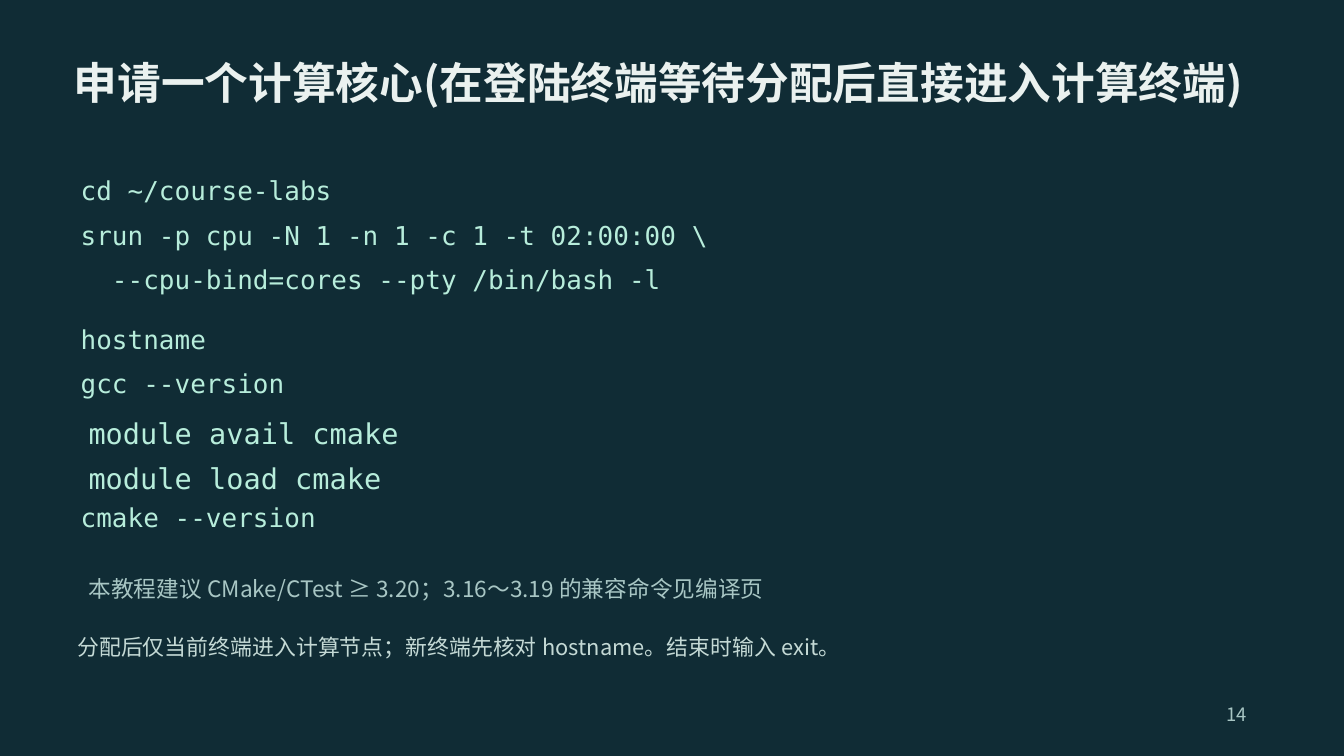
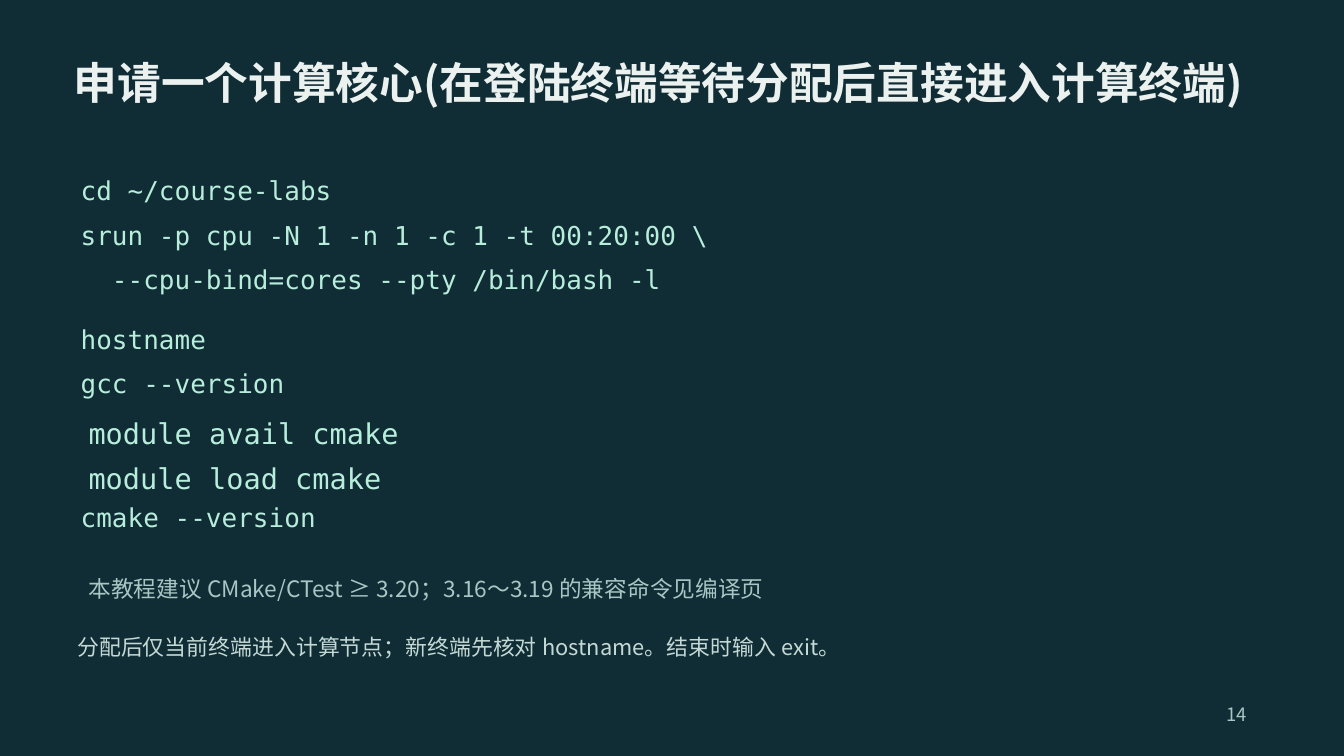
Before and after one commit to 2026-fall-calabs/calabs-2026-fall-starter, a slide deck: slide 14 of docs/交我算平台Lab运行指南-学生版.pptx. Drawn at 1344x756 pixels with LibreOffice and Linux fonts; fonts in the diff are those of the drawing. Boxes give left, top, right and bottom in pixels: in the first picture for what was removed or moved away, otherwise in the second. Text is boxed around its words. In the diff, an @@ line names an element or a change of style, - is before the commit and + after.

```diff
--- a/docs/交我算平台Lab运行指南-学生版.pptx
+++ b/docs/交我算平台Lab运行指南-学生版.pptx
@@ text at (81, 225, 676, 250): text changed @@
-srun -p cpu -N 1 -n 1 -c 1 -t 02:00:00 \
+srun -p cpu -N 1 -n 1 -c 1 -t 00:20:00 \
```
Also in this commit, not shown: 13 other slides changed, 1 other file.
